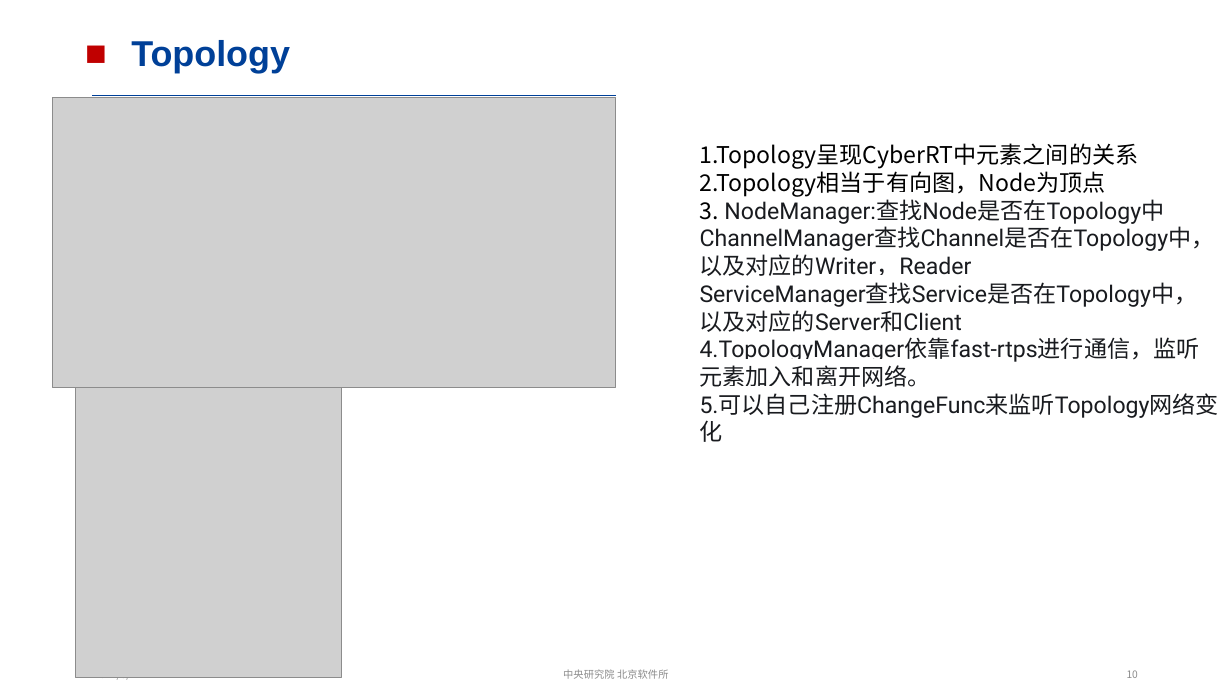
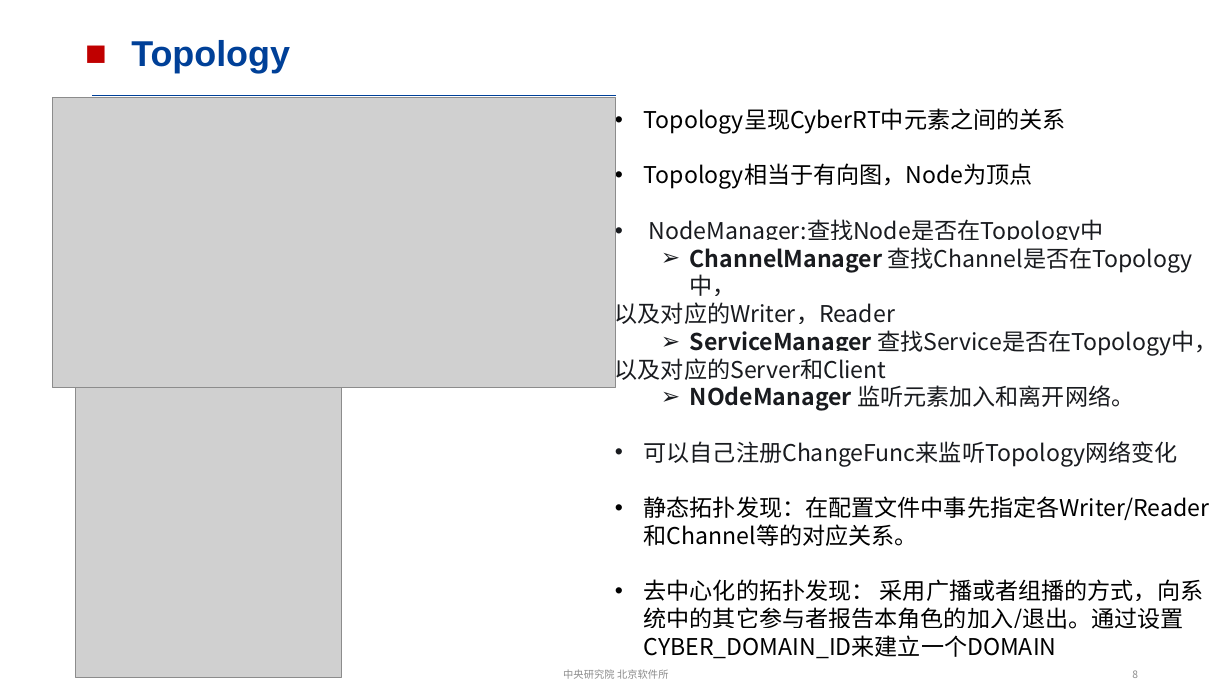
Before and after one commit to CXJ123-ai/-, a slide deck: slide 8 of CyberRT与cyclonedds通信.pptx (slide 10 before the commit). Drawn at 1232x693 pixels with LibreOffice and Linux fonts; fonts in the diff are those of the drawing; grey boxes stand for pictures. Boxes give left, top, right and bottom in pixels: in the first picture for what was removed or moved away, otherwise in the second. Text is boxed around its words. In the diff, an @@ line names an element or a change of style, - is before the commit and + after.

```diff
--- a/CyberRT与cyclonedds通信.pptx
+++ b/CyberRT与cyclonedds通信.pptx
@@ text "Topology呈现CyberRT中元素之间的关系": place and size @@
-text "Topology呈现CyberRT中元素之间的关系" at (700, 143, 1219, 418)
+text "Topology呈现CyberRT中元素之间的关系" at (615, 108, 1218, 659)
@@ text at (644, 108, 1193, 272): text changed; font Roboto to Noto Sans CJK SC @@
-1.Topology呈现CyberRT中元素之间的关系
-2.Topology相当于有向图，Node为顶点
-3. NodeManager:查找Node是否在Topology中
-ChannelManager查找Channel是否在Topology中，
+• Topology呈现CyberRT中元素之间的关系
+• Topology相当于有向图，Node为顶点
+• NodeManager:查找Node是否在Topology中
+  ➢ ChannelManager 查找Channel是否在Topology中，
@@ text at (615, 299, 895, 383): font Roboto to Noto Sans CJK SC in "以及对应的Writer，Reader", "以及对应的Server和Client" @@
@@ text at (690, 330, 1218, 356): text changed; font Roboto to Noto Sans CJK SC @@
-ServiceManager查找Service是否在Topology中，
+  ➢ ServiceManager 查找Service是否在Topology中，
@@ text at (644, 385, 1210, 659): text changed; font Roboto to Noto Sans CJK SC; text colour #191B1F to #000000 @@
-4.TopologyManager依靠fast-rtps进行通信，监听
-元素加入和离开网络。
-5.可以自己注册ChangeFunc来监听Topology网络变化
+  ➢ NOdeManager 监听元素加入和离开网络。
+• 可以自己注册ChangeFunc来监听Topology网络变化
+• 静态拓扑发现：在配置文件中事先指定各Writer/Reader和Channel等的对应关系。
+• 去中心化的拓扑发现： 采用广播或者组播的方式，向系统中的其它参与者报告本角色的加入/退出。通过设置CYBER_DOMAIN_ID来建立一个DOMAIN
@@ page number at (1132, 670, 1138, 678): text changed @@
-10
+8
```
Also in this commit, not shown: 15 other slides changed, 9 slides added, 1 slide removed.
